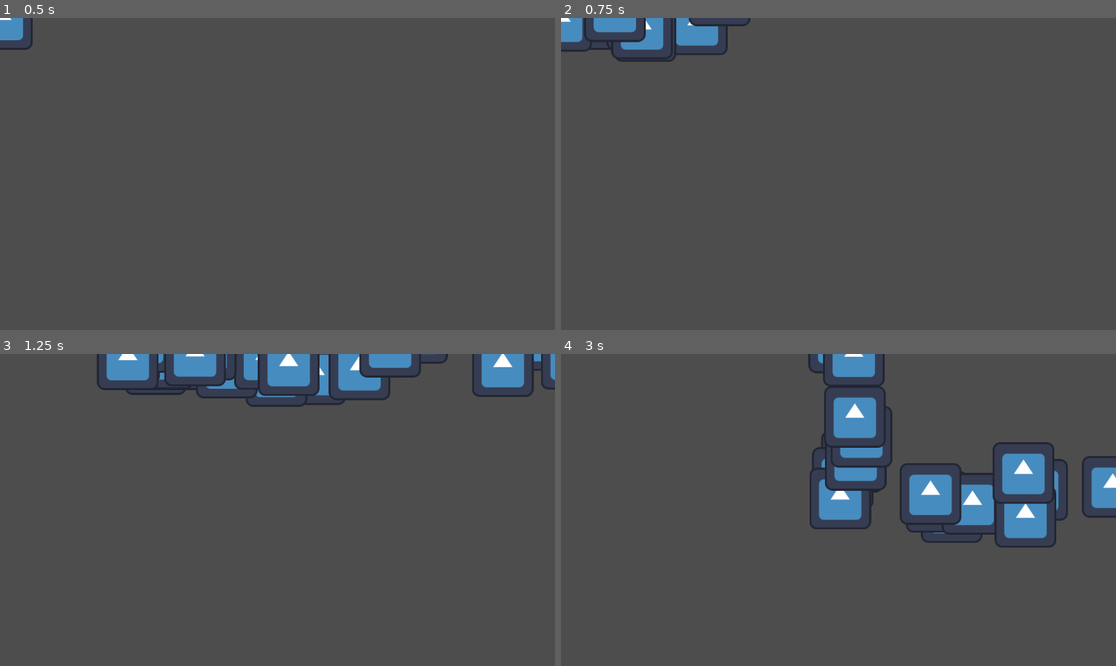
Above: before the commit, frames 1-4 (two rows, left to right).
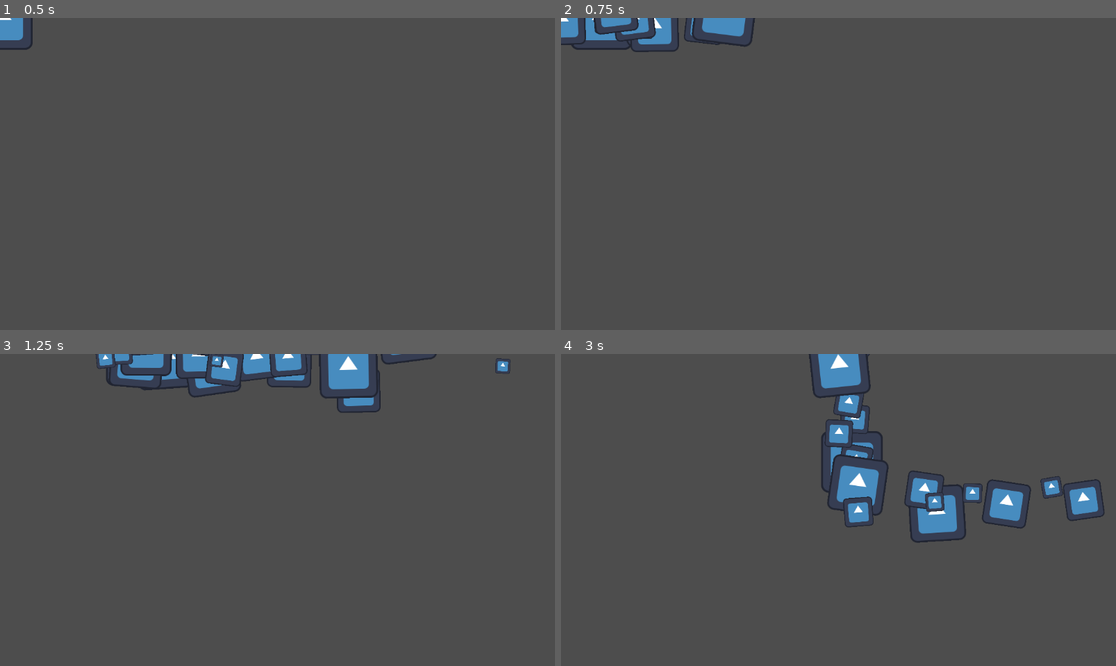
Above: after the commit, the same moments.

Repository: SilasVt/Aldgate
Game: Godot game, scene res://Assets/EarthAssets/Scenes/EarthDimension.tscn
Same seed, same stepped clock (60 frames per second), same inputs: the game is played once before the commit and once after it. The engine's default icon, where the game draws it, is replaced by a stand-in: a white triangle on a blue panel in a dark square.
Inputs:
- Up to frame 1 (0.5 s): no input
- Up to frame 2 (0.75 s): tap Enter at 0.5 s; hold Right (move_right) from 0.53 s (still down); hold Alt (shield_action) from 0.53 s (still down)
- Up to frame 3 (1.25 s): keep holding Right (move_right); keep holding Alt (shield_action)
- Up to frame 4 (3 s): release Right (move_right) at 1.28 s; release Alt (shield_action) at 1.28 s; hold S (move_down) 1.28-2.03 s; tap Ctrl (move_fast) at 1.35 s; tap Alt (shield_action) at 1.55, 2.85 s; hold Right (move_right) 2.03-2.78 s; hold Alt (shield_action) 2.03-2.78 s; hold W (move_up) from 2.78 s (still down)

Frame 1 is identical in both runs. In frame 2, 2.5% of the frame differs, in the area x 0-35%, y 0-15%; in frame 3, 5.8%; in frame 4, 9.8%, in the area x 44-100%, y 0-63%.

Commit message:
Added FireShield RayCast

Diff:
--- a/Assets/Code/Scripts/player_shield_fire.gd
+++ b/Assets/Code/Scripts/player_shield_fire.gd
@@ -2,12 +2,25 @@
 
 @onready var cpu_particles_2d = $CPUParticles2D
 const TYPE := "Fire"
+@onready var ray_cast_2d = $RayCast2D
 
 func _ready():
 	pass # Replace with function body.
 
 func set_direction(new_direction):
 	cpu_particles_2d.direction = new_direction
+	print(new_direction)
+
+	#Calculate Direction for raycast
+	# Get the angle in radians between the direction vector and the positive x-axis
+	var radians = atan2(new_direction.y, new_direction.x)
+	# Convert the angle from radians to degrees
+	var degrees = radians * 180 / PI
+	# Normalize the angle to be between 0 and 360 degrees
+	if degrees < 0:
+		degrees += 360
+	ray_cast_2d.rotation = degrees
 
 func set_active(state):
 	cpu_particles_2d.emitting = state
+	ray_cast_2d.enabled = state
--- a/Assets/GenericAssets/Scenes/player_shield_fire.tscn
+++ b/Assets/GenericAssets/Scenes/player_shield_fire.tscn
@@ -9,7 +9,7 @@
 
 [node name="CPUParticles2D" type="CPUParticles2D" parent="."]
 amount = 30
-lifetime = 3.0
+lifetime = 2.0
 speed_scale = 3.48
 lifetime_randomness = 1.0
 texture = ExtResource("1_1l8go")
@@ -20,3 +20,10 @@
 gravity = Vector2(0, 0)
 initial_velocity_min = 6.45
 initial_velocity_max = 842.84
+angle_min = -10.0
+angle_max = 10.5
+scale_amount_min = 0.1
+
+[node name="RayCast2D" type="RayCast2D" parent="."]
+rotation = -1.494
+target_position = Vector2(881, 0)
Not shown, changed: .gitignore
